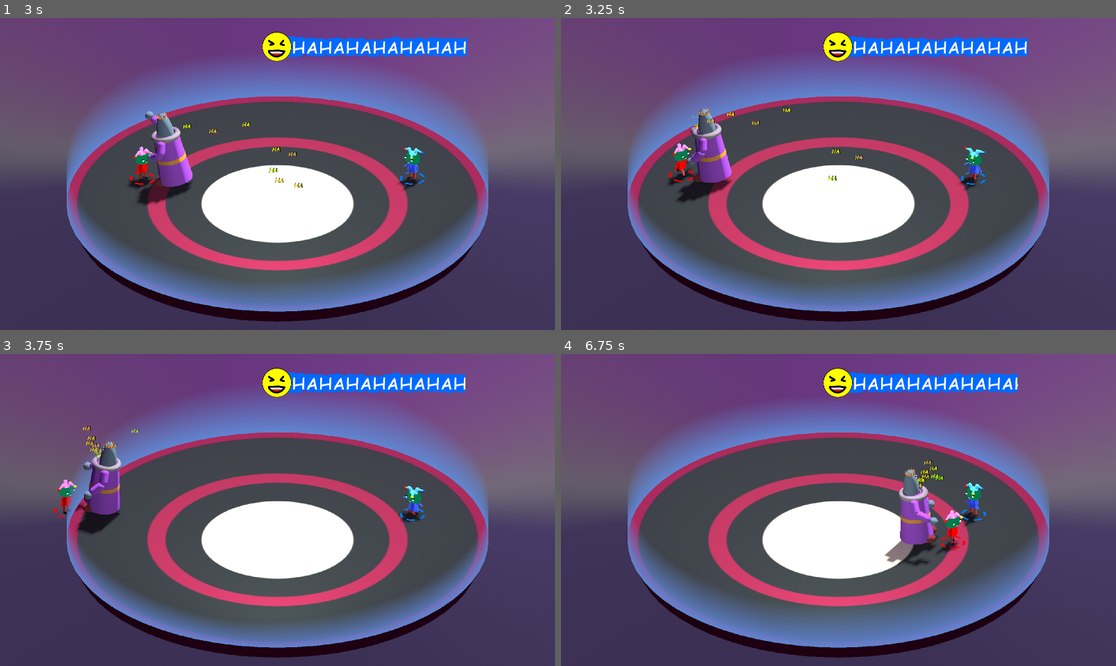
Above: before the commit, frames 1-4 (two rows, left to right).
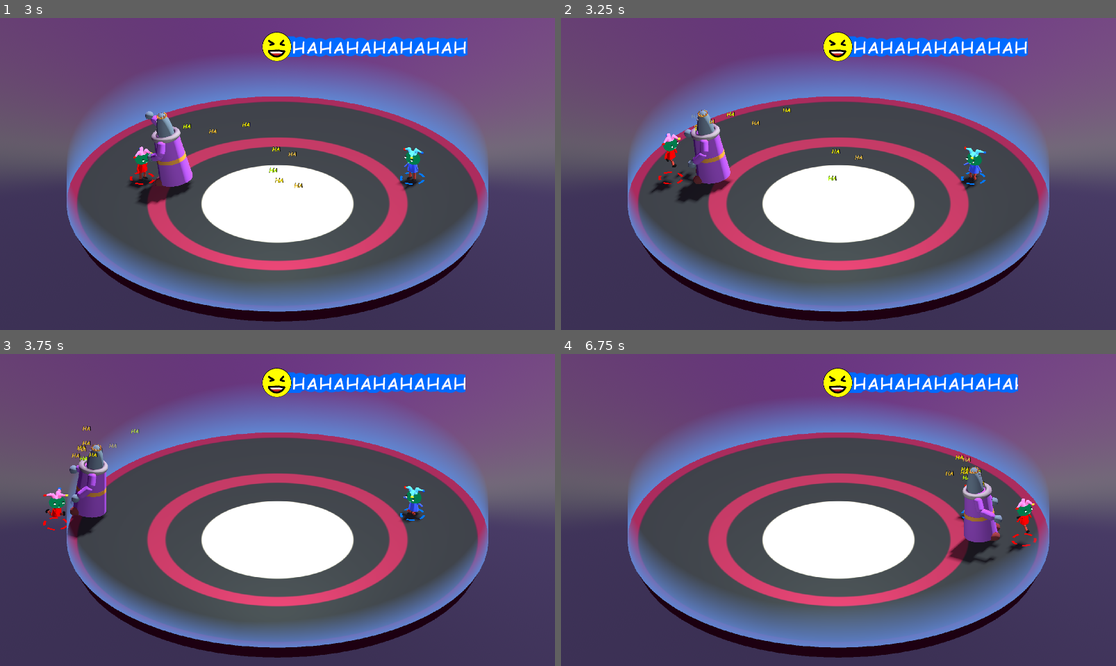
Above: after the commit, the same moments.

Repository: mwpenny/GGJ2024
Game: Godot game, scene res://scenes/ui.tscn
Two runs of this game, one before a commit and one after it. Both use one fixed random seed, a clock stepped at 60 frames per second and the inputs below.
Inputs:
- Up to frame 1 (3 s): click "Start Game" at 0.5 s
- Up to frame 2 (3.25 s): no input
- Up to frame 3 (3.75 s): no input
- Up to frame 4 (6.75 s): no input

Frame 1 is identical in both runs. In frame 2, 1.1% of the frame differs, in the area x 16-31%, y 28-59%; in frame 3, 2.3%; in frame 4, 3.9%, in the area x 58-86%, y 32-68%.

Commit message:
Don't limit lord knockback

Diff:
--- a/scripts/lord.gd
+++ b/scripts/lord.gd
@@ -174,4 +174,10 @@
 func _on_body_entered(body):
 	if body == game_state.player_one or body == game_state.player_two:
 		var mass_ratio = mass / body.mass
-		body.velocity += linear_velocity * mass_ratio
+		var knockback_vector = Vector3(
+			linear_velocity.x,
+			5,
+			linear_velocity.y
+		)
+
+		body.velocity += knockback_vector * mass_ratio
--- a/scripts/player.gd
+++ b/scripts/player.gd
@@ -15,7 +15,7 @@
 
 var game_state = null
 var input_prefix = ""
-var mass = 3.0
+var mass = 25.0
 
 const ACCELERATION = 175
 const FRICTION = 60
@@ -95,14 +95,19 @@
 func _get_velocity_vector(direction, delta):
 	var acceleration = direction * ACCELERATION * delta
 	var friction = FRICTION * delta
-	var velocity_vector = Vector3(
-		move_toward(velocity.x + acceleration.x, 0, friction),
-		move_toward(velocity.y, -MAX_VELOCITY, GRAVITY * delta),
-		move_toward(velocity.z + acceleration.z, 0, friction)
-	)
+
+	var velocity_vector = Vector3(velocity)
+
+	if velocity_vector.length() < MAX_VELOCITY:
+		velocity_vector.x += acceleration.x
+		velocity_vector.z += acceleration.z
+
+	velocity_vector.x = move_toward(velocity_vector.x, 0, friction)
+	velocity_vector.y = move_toward(velocity_vector.y, -MAX_VELOCITY, GRAVITY * delta)
+	velocity_vector.z = move_toward(velocity_vector.z, 0, friction)
 
 	# TODO: analog jump
 	if direction.y > 0 and is_on_floor():
 		velocity_vector.y = JUMP_IMPULSE
 
-	return velocity_vector.limit_length(MAX_VELOCITY)
+	return velocity_vector
